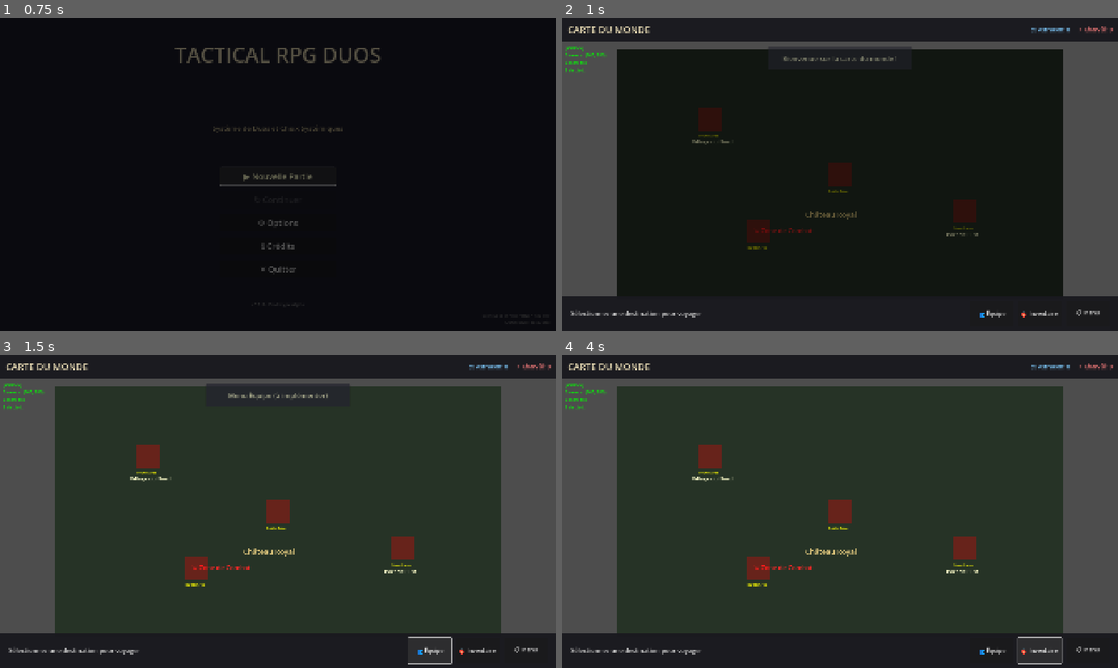
Above: before the commit, frames 1-4 (two rows, left to right).
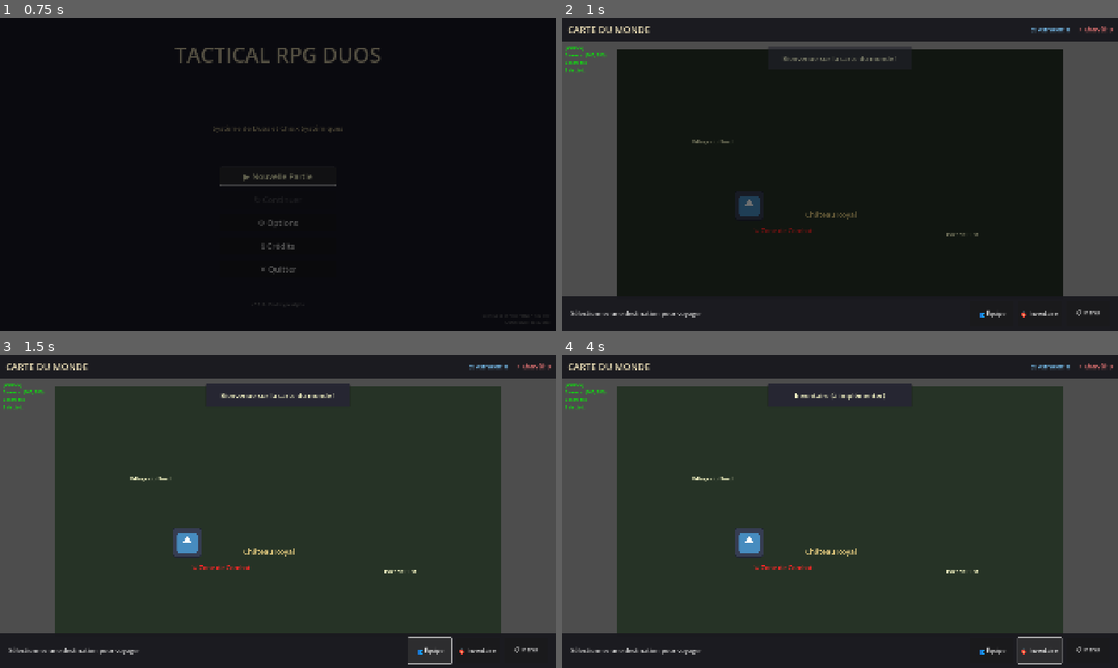
Above: after the commit, the same moments.

Repository: akrib/Duos
Game: Godot game, scene res://scenes/menu/main_menu.tscn
Two runs of this game, one before a commit and one after it. Both use one fixed random seed, a clock stepped at 60 frames per second and the inputs below. The engine's default icon, where the game draws it, is replaced by a stand-in: a white triangle on a blue panel in a dark square.
Inputs:
- Up to frame 1 (0.75 s): click "▶ Nouvelle Partie" at 0.5 s
- Up to frame 2 (1 s): no input
- Up to frame 3 (1.5 s): click "👥 Équipe" at 1.25 s
- Up to frame 4 (4 s): click "▶ Nouvelle Partie" at 2 s; click "ℹ Crédits" at 2.75 s; click "🎒 Inventaire" at 3.5 s

Frame 1 is identical in both runs. In frame 2, 1.5% of the frame differs, in the area x 24-75%, y 28-74%; in frame 3, 2.0%; in frame 4, 2.2%, in the area x 24-75%, y 9-74%.

Commit message:
Signed-off-by: BERTHAUD Sylvain <HJDH2226@ad-subs.w2k.francetelecom.fr>

Diff:
--- a/scenes/world/world_map.gd
+++ b/scenes/world/world_map.gd
@@ -45,8 +45,6 @@
 	_connect_to_event_bus()
 
 		# AJOUT : Rendre les zones visibles en mode debug
-	if OS.is_debug_build():
-		_make_areas_visible()
 
 	# Afficher le mode debug si activé
 	debug_info.visible = OS.is_debug_build()
@@ -55,6 +53,7 @@
 	show_notification("Bienvenue sur la carte du monde !", 3.0)
 
 	print("[WorldMap] Carte du monde initialisée")
+
 
 ## Auto-connexion des signaux via SceneLoader
 func _get_signal_connections() -> Array:
@@ -63,13 +62,13 @@
 	"""
 	if not is_node_ready():
 		return []
-
+	 #_on_party_pressed
 	return [
 		{
 			"source": party_button,
 			"signal_name": "pressed",
 			"target": self,
-			"method": "_on_party_pressed"
+			"method": "_on_battle_clicked"
 		},
 		{
 			"source": inventory_button,
@@ -215,8 +214,15 @@
 
 # func _on_forest_battle_clicked() -> void:
 func _on_battle_clicked(_viewport: Node, event: InputEvent, _shape_idx: int) -> void:
+#func _on_battle_clicked() -> void:
 	"""Quand le joueur clique sur une zone de combat dans la forêt"""
-
+	if event is InputEventMouseButton:
+		print("  Mouse button: ", event.button_index, ", Pressed: ", event.pressed)
+
+	if event is InputEventMouseButton and event.pressed and event.button_index == MOUSE_BUTTON_LEFT:
+		print("  ✅✅✅ CLIC GAUCHE CONFIRMÉ SUR ZONE DE COMBAT ✅✅✅")
+
+		show_notification("Préparation du combat...", 2.0)
 	# Préparer les données du combat
 	var battle_data = _create_forest_battle_data()
 
@@ -559,22 +565,3 @@
 	"""Nettoyage à la fermeture de la scène"""
 	EventBus.disconnect_all(self)
 	print("[WorldMap] Scène nettoyée")
-
-
-func _make_areas_visible() -> void:
-	"""Rend les zones cliquables visibles en mode debug"""
-	for area in [town1_area, castle_area, town2_area, battle_area]:
-		# Créer un ColorRect pour visualiser la zone
-		var visual = ColorRect.new()
-		visual.size = Vector2(100, 100)
-		visual.position = -visual.size / 2
-		visual.color = Color(1, 0, 0, 0.3)  # Rouge transparent
-		visual.mouse_filter = Control.MOUSE_FILTER_IGNORE  # Ne pas bloquer les clics
-		area.add_child(visual)
-
-		# Ajouter un label avec le nom
-		var label = Label.new()
-		label.text = area.name
-		label.position = Vector2(-50, 60)
-		label.add_theme_color_override("font_color", Color.YELLOW)
-		area.add_child(label)
--- a/scenes/world/world_map.tscn
+++ b/scenes/world/world_map.tscn
@@ -1,6 +1,7 @@
-[gd_scene load_steps=6 format=3 uid="uid://cnb8xh4y5qw7m"]
+[gd_scene load_steps=7 format=3 uid="uid://cnb8xh4y5qw7m"]
 
 [ext_resource type="Script" uid="uid://dpfs2p4ib7fjk" path="res://scenes/world/world_map.gd" id="1_world_map"]
+[ext_resource type="Texture2D" uid="uid://c8chvygqvhoci" path="res://icon.svg" id="2_lhxl1"]
 
 [sub_resource type="RectangleShape2D" id="RectangleShape2D_dp5rp"]
 
@@ -250,7 +251,10 @@
 shape = SubResource("RectangleShape2D_jabx1")
 
 [node name="BattleArea" type="Area2D" parent="InteractionAreas"]
-position = Vector2(611, 783)
+position = Vector2(569, 674)
+
+[node name="Sprite2D" type="Sprite2D" parent="InteractionAreas/BattleArea"]
+texture = ExtResource("2_lhxl1")
 
 [node name="CollisionShape2D" type="CollisionShape2D" parent="InteractionAreas/BattleArea"]
 shape = SubResource("CircleShape2D_dp5rp")
